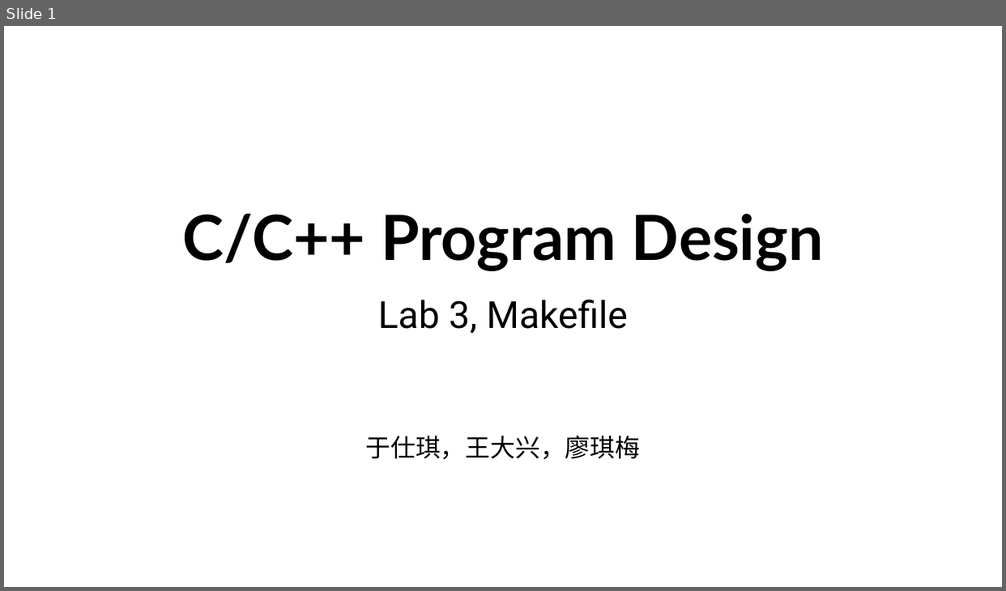
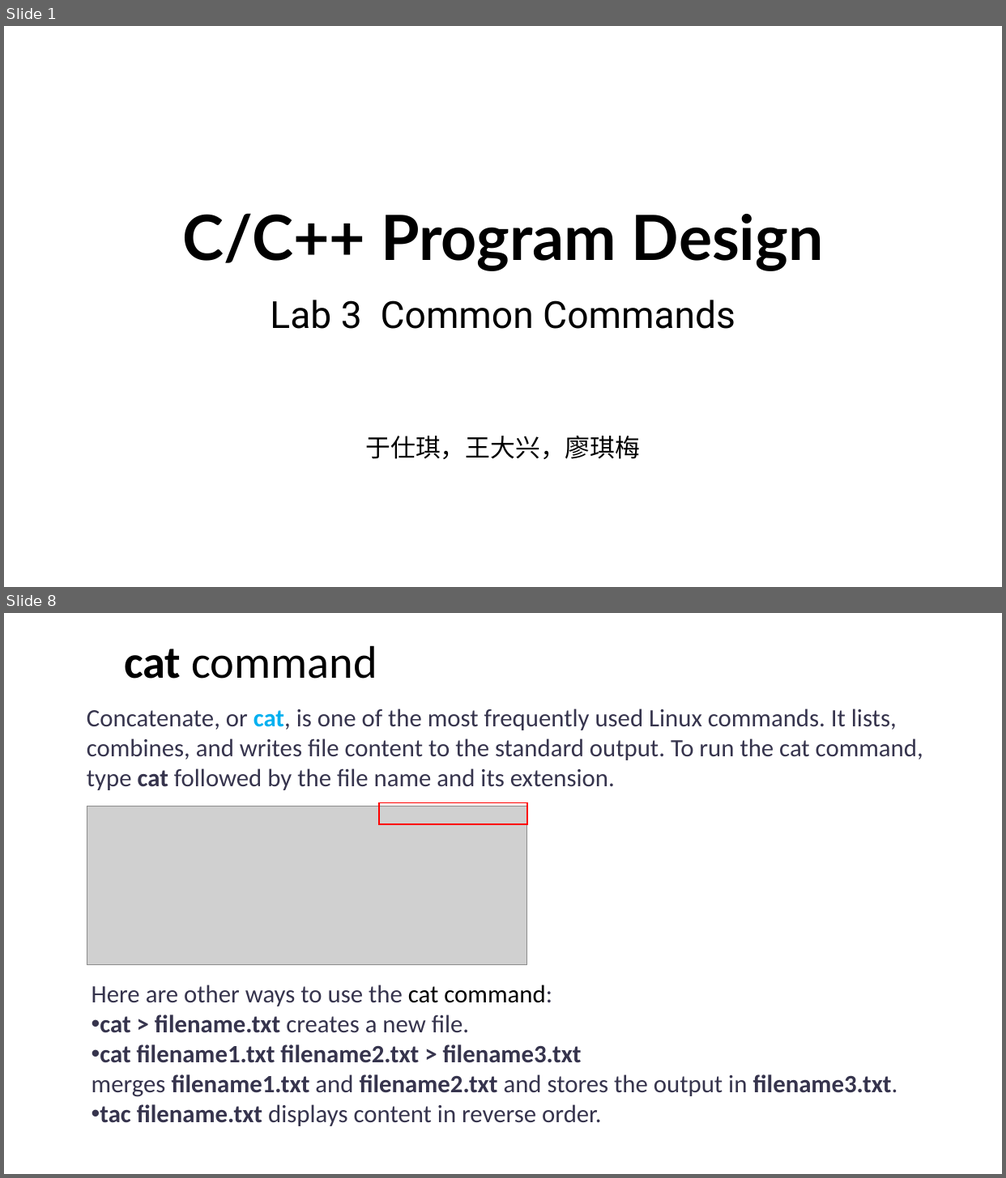
Before and after one commit to ShiqiYu/CPP, a slide deck: week03/Lab03.pptx. Shown one above the other, each under a label of ours: slide 1 before the commit, slides 1 and 8 after it; the slides between them are not shown. The pictures are 1006x591 and 1006x1178 pixels, drawn with LibreOffice and Linux fonts; fonts in the diff are those of the drawing; grey boxes stand for pictures; background and template pictures are left out. Boxes give left, top, right and bottom in pixels: in the first picture for what was removed or moved away, otherwise in the second. Text is boxed around its words. In the diff, an @@ line names an element or a change of style, - is before the commit and + after.

```diff
--- a/week03/Lab03.pptx
+++ b/week03/Lab03.pptx
@@ slide 8 added at (x1=4, y1=613, x2=1002, y2=1174), background #FFFFFF @@
@@ title added at (x1=124, y1=645, x2=377, y2=679), 44 pt, text #000000 @@
+cat command
@@ text added at (x1=87, y1=709, x2=923, y2=790), 24 pt, text #36344D @@
+Concatenate, or cat, is one of the most frequently used Linux commands. It lists, combines, and writes file content to the standard output. To run the cat command, type cat followed by the file name and its extension.
@@ picture added at (x1=87, y1=806, x2=527, y2=965) @@
@@ rectangle added at (x1=379, y1=803, x2=527, y2=825), outline #FF0000 1.5 pt @@
@@ text added at (x1=91, y1=985, x2=898, y2=1127), 24 pt, text #36344D, bold @@
+Here are other ways to use the cat command:
+• cat > filename.txt creates a new file.
+• cat filename1.txt filename2.txt > filename3.txt merges filename1.txt and filename2.txt and stores the output in filename3.txt.
+• tac filename.txt displays content in reverse order.
@@ slide 1 changed as well @@
@@ subtitle at (x1=270, y1=300, x2=735, y2=329): text changed @@
-Lab 3, Makefile
+Lab 3 Common Commands
```
Also in this commit, not shown: 20 other slides added, 15 slides removed.
